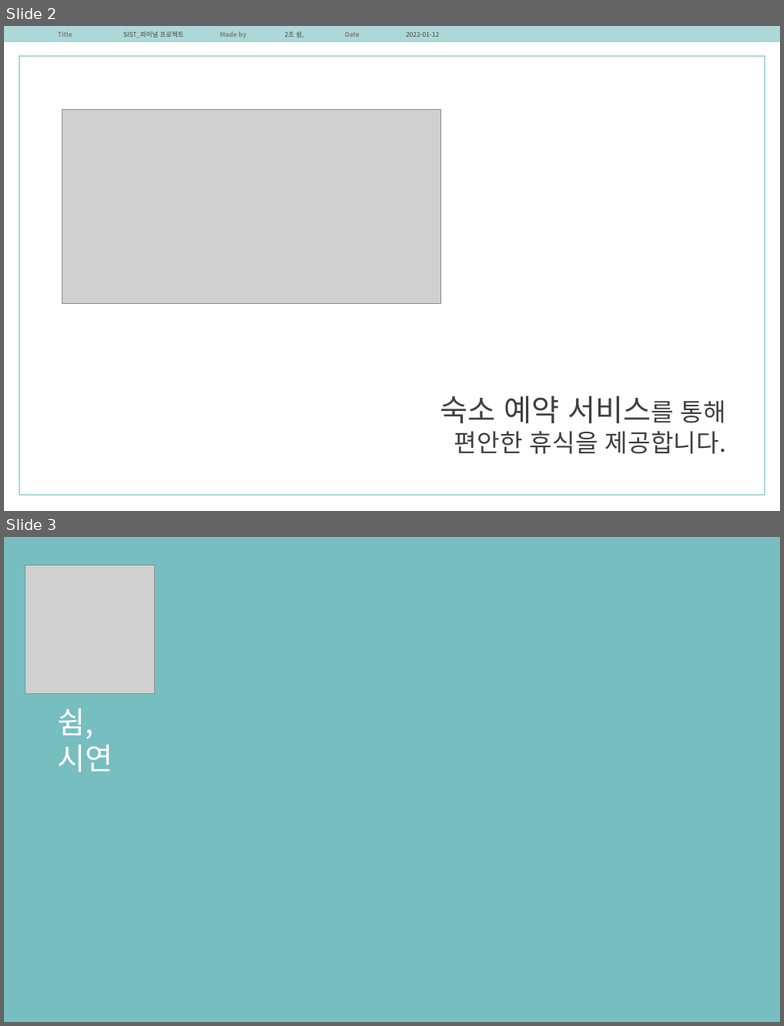
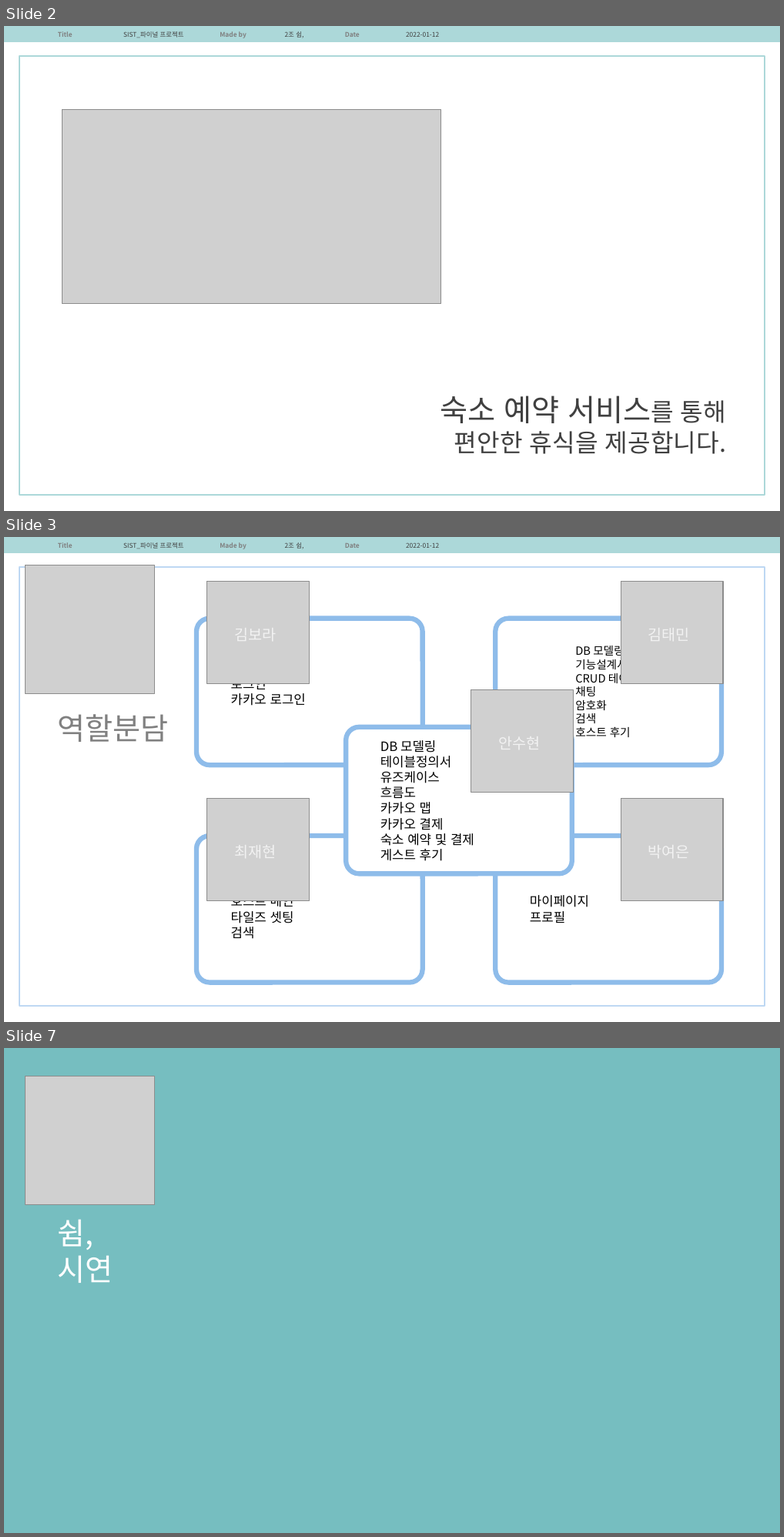
Before and after one commit to ImTaemin/Stay, a slide deck: 문서/최종보고서/쉼,_최종보고서.pptx. Shown one above the other, each under a label of ours: slides 2 and 3 before the commit, slides 2, 3 and 7 after it; the slides between them are not shown. The pictures are 784x1026 and 784x1537 pixels, drawn with LibreOffice and Linux fonts; fonts in the diff are those of the drawing; grey boxes stand for pictures. Boxes give left, top, right and bottom in pixels: in the first picture for what was removed or moved away, otherwise in the second. Text is boxed around its words. In the diff, an @@ line names an element or a change of style, - is before the commit and + after.

```diff
--- a/문서/최종보고서/쉼,_최종보고서.pptx
+++ b/문서/최종보고서/쉼,_최종보고서.pptx
@@ slide 3 added at <box>4,537,780,1022</box>, background #FFFFFF; not listed: 1 template element that a slide beside it also shows @@
@@ rectangle added at <box>19,567,766,1006</box>, outline #BED8F3 1.5 pt @@
@@ picture added at <box>26,565,155,694</box> @@
@@ picture added at <box>207,581,309,684</box> @@
@@ picture added at <box>621,581,723,684</box> @@
@@ rounded rectangle added at <box>196,619,422,765</box>, fill #FFFFFF, outline #8EBCEA 4.5 pt, 12 pt, text #000000 @@
+로그인
+카카오 로그인
@@ rounded rectangle added at <box>495,619,721,765</box>, fill #FFFFFF, outline #8EBCEA 4.5 pt, 10.5 pt, text #000000 @@
+DB 모델링
+기능설계서
+CRUD 테이블
+채팅
+암호화
+검색
+호스트 후기
@@ picture added at <box>471,690,574,793</box> @@
@@ text added at <box>58,714,169,742</box>, 28 pt, text #808080 @@
+역할분담
@@ rounded rectangle added at <box>347,727,572,873</box>, fill #FFFFFF, outline #8EBCEA 4.5 pt, 12 pt, text #000000 @@
+DB 모델링
+테이블정의서
+유즈케이스
+흐름도
+카카오 맵
+카카오 결제
+숙소 예약 및 결제
+게스트 후기
@@ picture added at <box>207,799,309,901</box> @@
@@ picture added at <box>621,799,723,901</box> @@
@@ rounded rectangle added at <box>196,836,422,983</box>, fill #FFFFFF, outline #8EBCEA 4.5 pt, 12 pt, text #000000 @@
+게스트 메인
+호스트 메인
+타일즈 셋팅
+검색
@@ rounded rectangle added at <box>495,836,721,983</box>, fill #FFFFFF, outline #8EBCEA 4.5 pt, 12 pt, text #000000 @@
+마이페이지
+프로필
@@ what was slide 3 is now slide 7 @@
```
Also in this commit, not shown: 2 slides changed, 7 other slides added, 3 other files.
